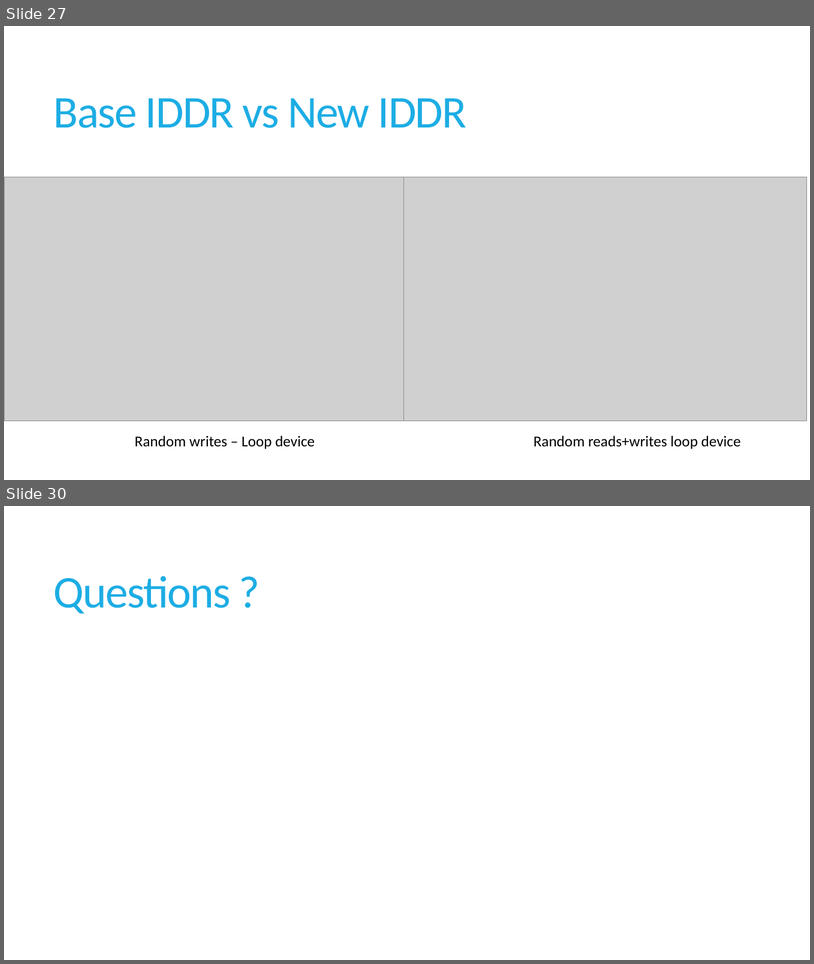
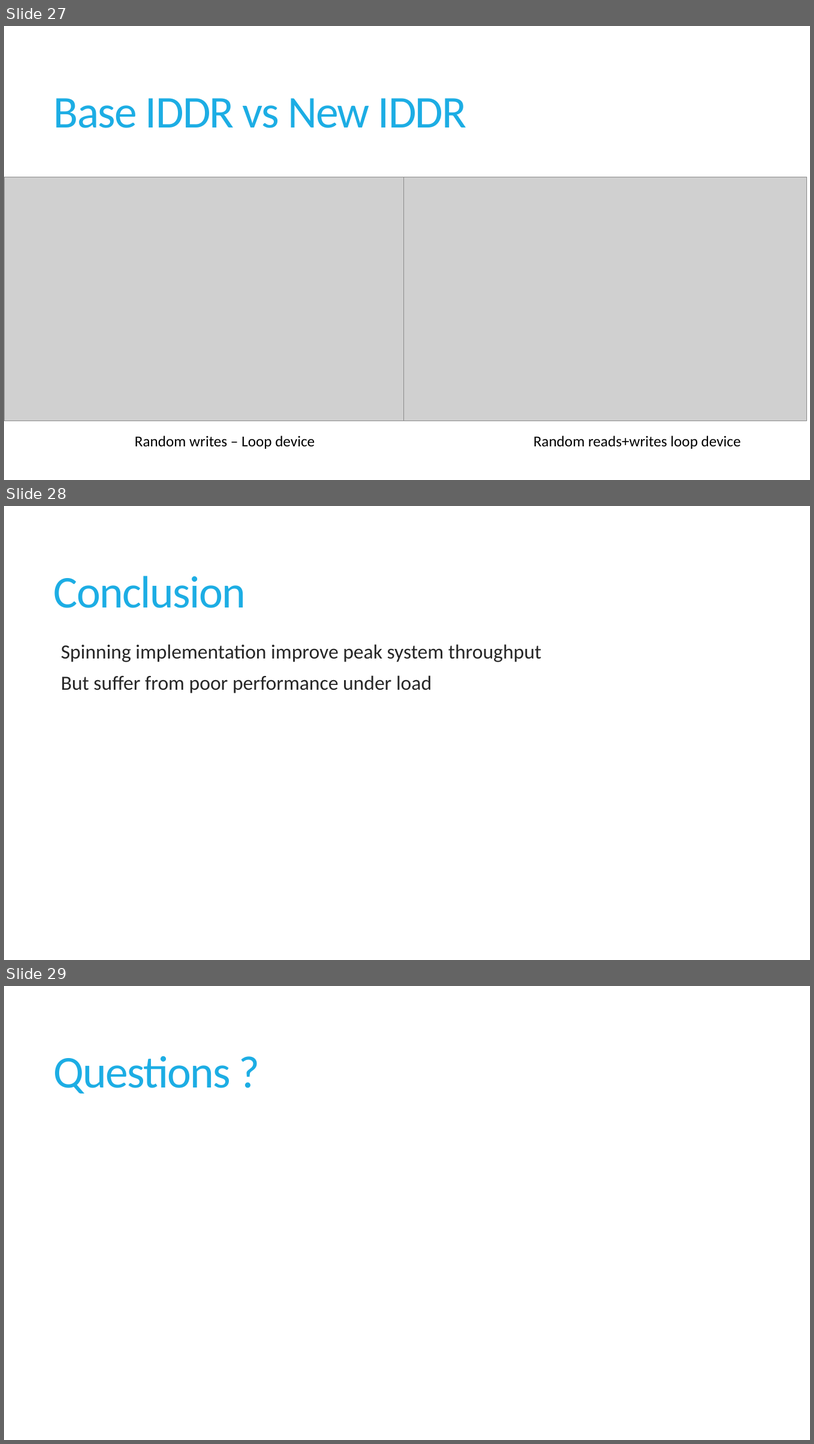
Before and after one commit to sushirol/Isolated-Driver-Domain, a slide deck: doc/presentation/IDDR.pptx. Shown one above the other, each under a label of ours: slides 27 and 30 before the commit, slides 27, 28 and 29 after it; the slides between them are not shown. The pictures are 814x964 and 814x1444 pixels, drawn with LibreOffice and Linux fonts; fonts in the diff are those of the drawing; grey boxes stand for pictures. Boxes give left, top, right and bottom in pixels: in the first picture for what was removed or moved away, otherwise in the second. Text is boxed around its words. In the diff, an @@ line names an element or a change of style, - is before the commit and + after.

```diff
--- a/doc/presentation/IDDR.pptx
+++ b/doc/presentation/IDDR.pptx
@@ slide 28 added at [4,506,810,960], background #FFFFFF @@
@@ title added at [54,576,246,608], 54 pt, text #1CADE4 @@
+Conclusion
@@ text added at [61,644,542,693], 24 pt, text #262626 @@
+  Spinning implementation improve peak system throughput
+  But suffer from poor performance under load
@@ what was slide 30 is now slide 29 @@
```
Also in this commit, not shown: 1 slide changed, 3 other slides added, 2 slides removed.
